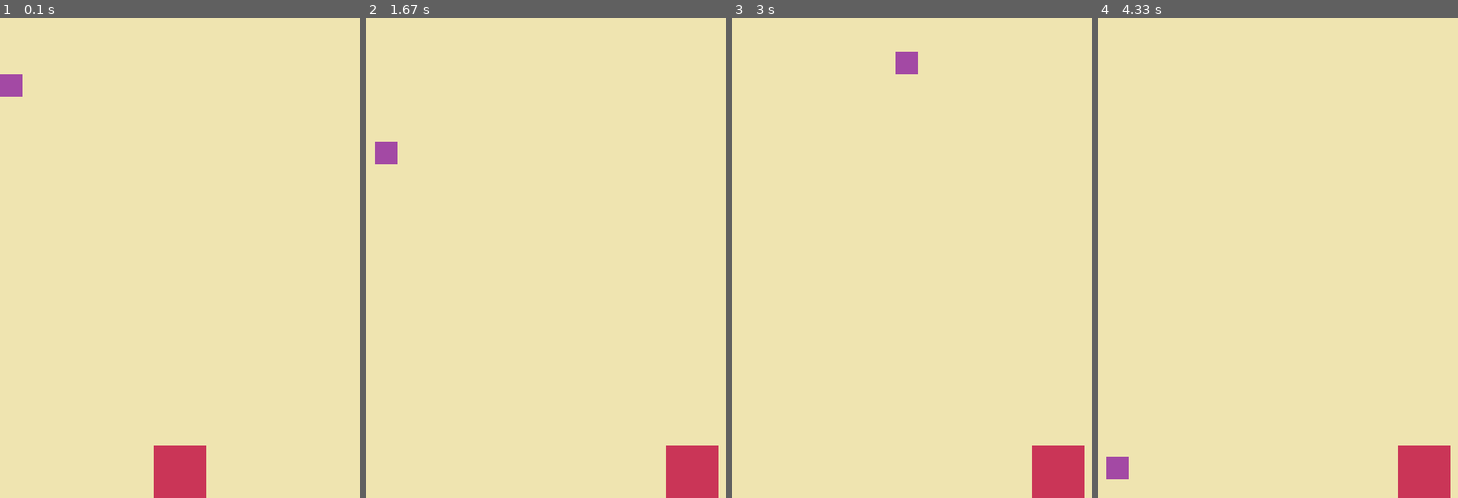
Above: before the commit, frames 1-4 (left to right).
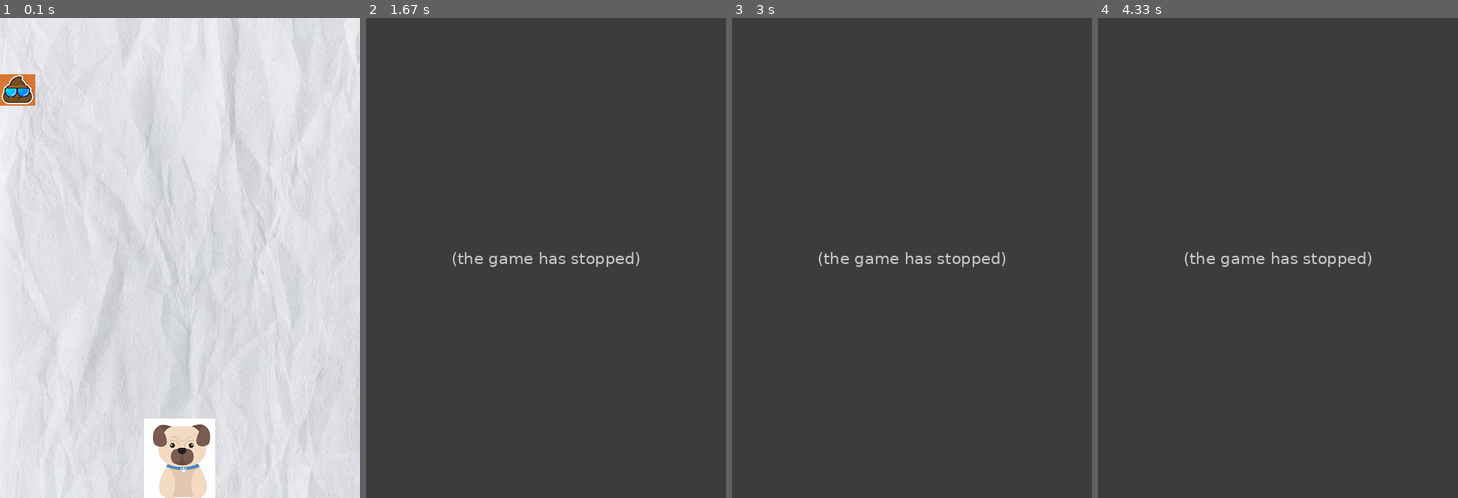
Above: after the commit, the same moments.

Repository: slj2k-study/python-study
Game: pygame game, started from src/yw/quiz_1.py
Same seed, same stepped clock (60 frames per second), same inputs: the game is played once before the commit and once after it.
Inputs:
- Up to frame 1 (0.1 s): no input
- Up to frame 2 (1.67 s): hold Right 0.33-0.8 s
- Up to frame 3 (3 s): no input
- Up to frame 4 (4.33 s): no input

The runs differ from the first frame. In frame 1, 100% of the frame differs, in the area x 0-100%, y 0-100%; in frame 2, 100%; in frame 3, 100%; in frame 4, 100%.
After the commit the program exited at 1.55 s; later frames show no game.

Commit message:
20210321 bugfix

Diff:
--- a/src/yw/quiz_1.py
+++ b/src/yw/quiz_1.py
@@ -31,10 +31,10 @@
     size.append((temp_xy[0], temp_xy[1]))
 
 position = []
+print(size)
 position.append([0, 0])
-position.append([size[0][0] / 2 - size[1][0] / 2, size[0][1] - size[1][1]])
+position.append([size[0][0] / 2 - size[1][0] / 2, size[0][1] - size[1][1] - 30] )
 position.append([0, 0])
-
 
 rect = []
 for i in images:
@@ -99,17 +99,15 @@
     screen.blit(images[1], position[1])
     screen.blit(images[2], position[2])
 
-    print(rect[2])
     for i in (1,2):
         rect[i].left = position[i][0]
         rect[i].top = position[i][1]
 
     if rect[1].colliderect(rect[2]):
         running = False
+    pygame.display.update()  # 게임화면 다시 그리기
 
 
-
-    pygame.display.update()  # 게임화면 다시 그리기
 
 
 pygame.time.delay(1000)
--- a/src/yw/yw_keyboard.py
+++ b/src/yw/yw_keyboard.py
@@ -3,28 +3,32 @@
 
 def figure_keboard(x,y):
     x_y = []
+    weapon = 0
     for event in pygame.event.get():  # 이벤트 발생 체크
         if event.type == pygame.QUIT:  # 이벤트 발생 체크
-            return [999,999];
+            return [999, 999];
         elif event.type == pygame.KEYDOWN:
             if event.key == pygame.K_LEFT:
+                x = -1
+            if event.key == pygame.K_RIGHT:
                 x = 1
-            if event.key == pygame.K_RIGHT:
-                x = 2
             if event.key == pygame.K_UP:
+                y = -1
+            if event.key == pygame.K_DOWN:
                 y = 1
-            if event.key == pygame.K_DOWN:
-                y = 2
+            if event.key == pygame.K_SPACE:
+                weapon = 1
         elif event.type == pygame.KEYUP:
-            if x == 1 and event.key == pygame.K_LEFT :
+            if x == -1 and event.key == pygame.K_LEFT:
                 x = 0
-            elif x == 2 and event.key == pygame.K_RIGHT:
+            elif x == 1 and event.key == pygame.K_RIGHT:
                 x = 0
-            if y == 1 and event.key == pygame.K_UP :
+            if y == -1 and event.key == pygame.K_UP:
                 y = 0
-            elif y == 2 and event.key == pygame.K_DOWN:
+            elif y == 1 and event.key == pygame.K_DOWN:
                 y = 0
 
     x_y.append(x)
     x_y.append(y)
+    x_y.append(weapon)
     return x_y
Binary file changed: src/yw/background.png
Binary file changed: src/yw/character.png
Binary file changed: src/yw/enemy.png
